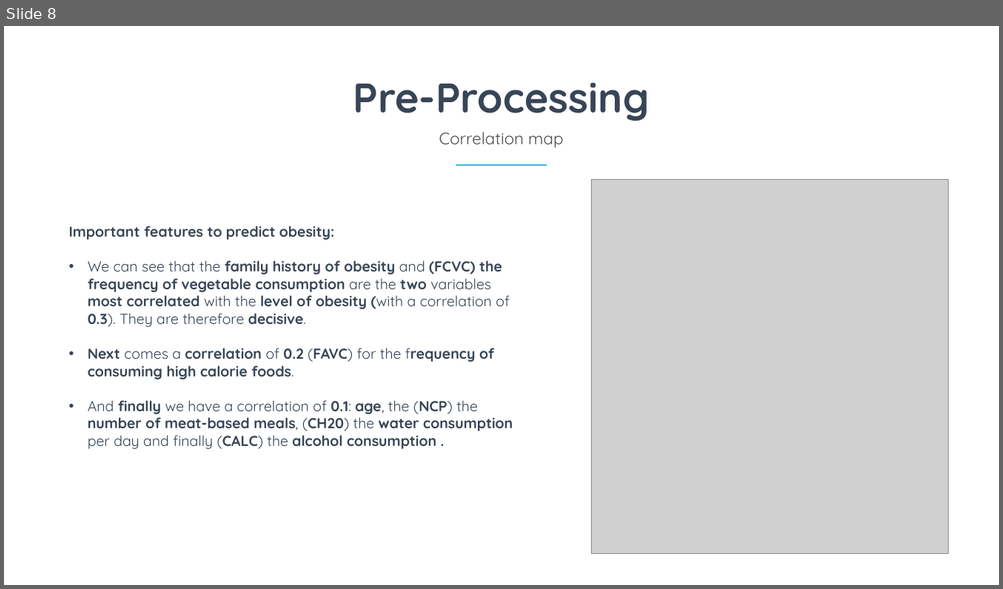
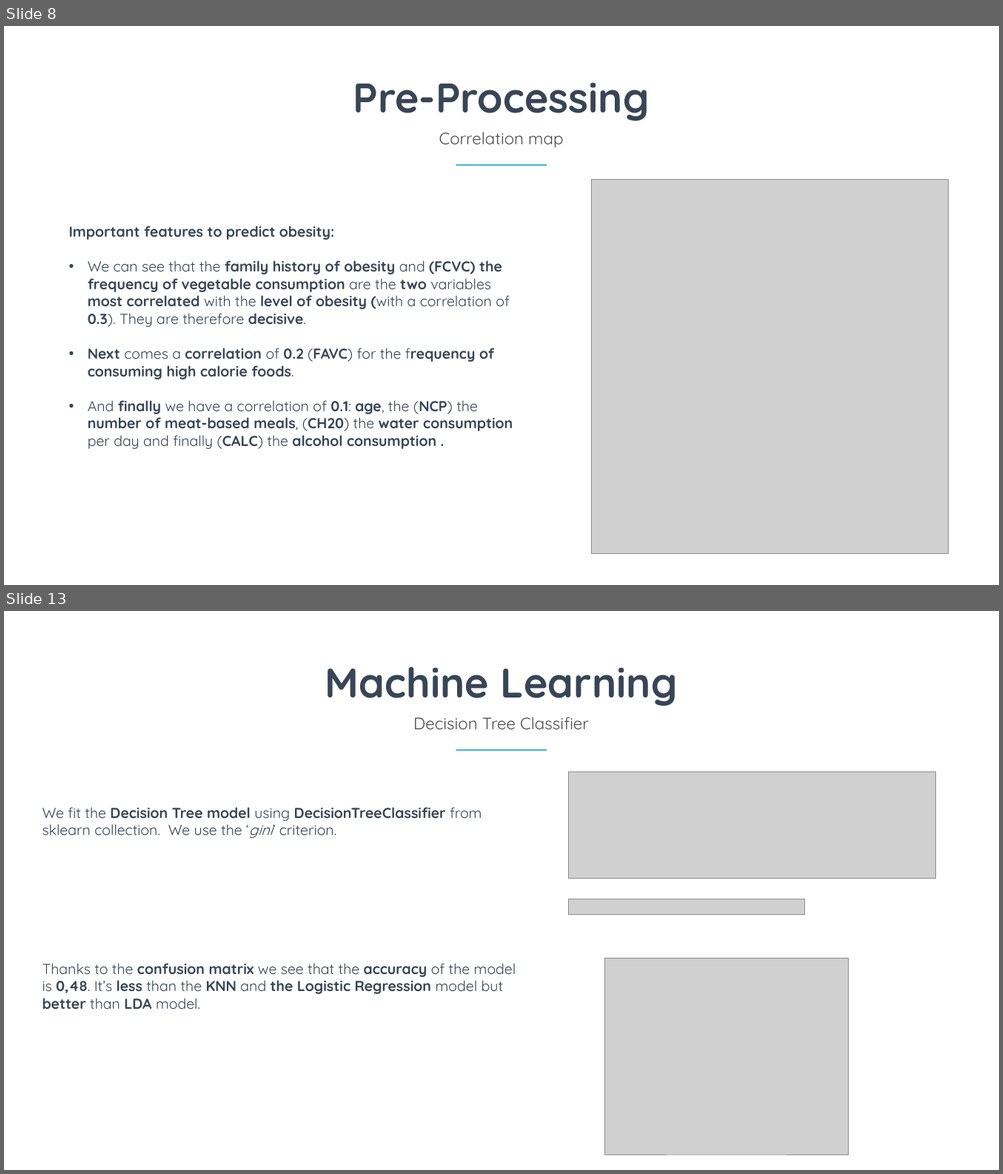
Before and after one commit to Aursen/ObesityAnalysis, a slide deck: Report.pptx. Shown one above the other, each under a label of ours: slide 8 before the commit, slides 8 and 13 after it; the slides between them are not shown. The pictures are 1003x589 and 1003x1174 pixels, drawn with LibreOffice and Linux fonts; fonts in the diff are those of the drawing; grey boxes stand for pictures. Boxes give left, top, right and bottom in pixels: in the first picture for what was removed or moved away, otherwise in the second. Text is boxed around its words. In the diff, an @@ line names an element or a change of style, - is before the commit and + after.

```diff
--- a/Report.pptx
+++ b/Report.pptx
@@ slide 13 added at <box>4,611,999,1170</box>, background #FFFFFF @@
@@ text added at <box>325,667,677,706</box>, 80 pt, text #374556, bold @@
+Machine Learning
@@ text added at <box>413,717,589,729</box>, 32 pt, text #4C4C4C @@
+Decision Tree Classifier
@@ rectangle added at <box>455,749,546,751</box>, fill #41BDDB @@
@@ picture added at <box>568,772,936,878</box> @@
@@ text added at <box>42,807,482,838</box>, 28 pt, text #374556 @@
+We fit the Decision Tree model using DecisionTreeClassifier from sklearn collection. We use the ‘gini’ criterion.
@@ picture added at <box>568,900,804,915</box> @@
@@ text added at <box>42,963,516,1009</box>, 28 pt, text #374556 @@
+Thanks to the confusion matrix we see that the accuracy of the model is 0,48. It’s less than the KNN and the Logistic Regression model but better than LDA model.
@@ picture added at <box>604,958,848,1155</box> @@
```
Also in this commit, not shown: 1 slide changed, 6 other slides added, 7 slides removed, 1 other file.
